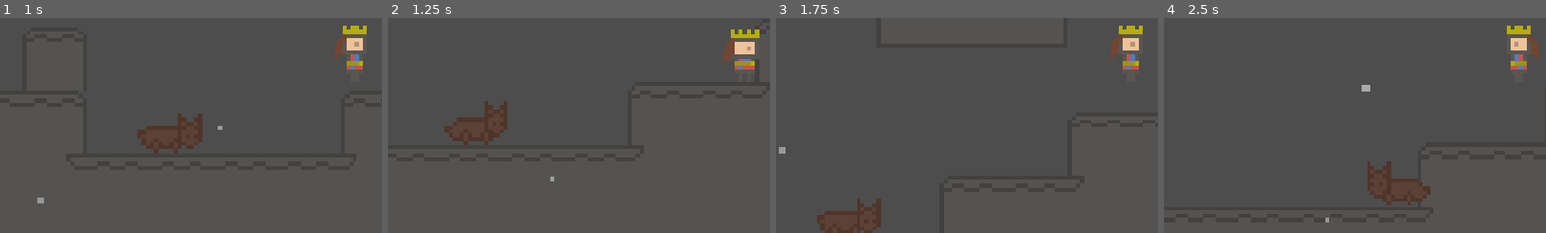
Above: before the commit, frames 1-4 (left to right).
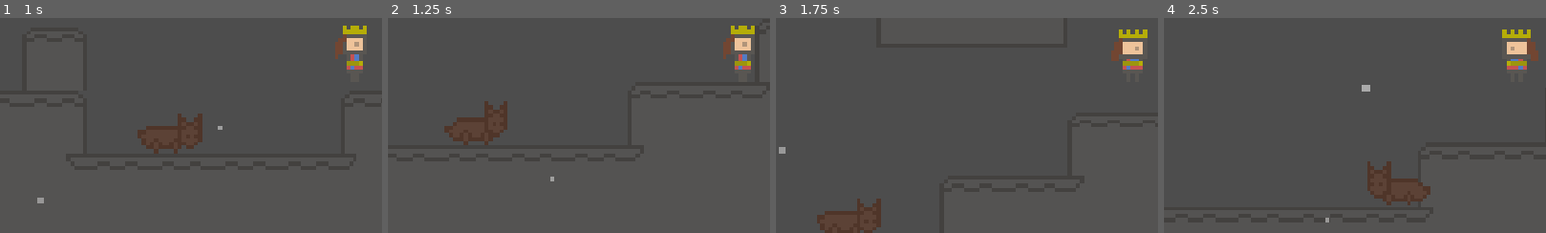
Above: after the commit, the same moments.

Repository: tarfish/queen-of-spades
Game: Godot game, scene res://assets/scenes/area_1.tscn
Two runs of this game, one before a commit and one after it. Both use one fixed random seed, a clock stepped at 60 frames per second and the inputs below.
Inputs:
- Up to frame 1 (1 s): tap Enter at 0.5 s; hold Right (move_right) from 0.53 s (still down); tap Alt at 0.6 s; tap Z (jump) at 0.77 s
- Up to frame 2 (1.25 s): keep holding Right (move_right)
- Up to frame 3 (1.75 s): keep holding Right (move_right); tap Shift at 1.35 s; tap Z (jump) at 1.52 s
- Up to frame 4 (2.5 s): release Right (move_right) at 2.03 s; hold Left (move_left) from 2.03 s (still down); tap Alt at 2.1 s
The pictures show only the part of the screen within x 4-54%, y 49-99%; the shares and areas given below are measured in that part.

Frame 1 is identical in both runs. In frame 2, 0.8% of the frame differs, in the area x 87-98%, y 3-24%; in frame 3, 0.8%; in frame 4, 0.8%.

Commit message:
minor bug fixes and started work on screen shake

Diff:
--- a/assets/scenes/player.tscn
+++ b/assets/scenes/player.tscn
@@ -1,7 +1,8 @@
-[gd_scene load_steps=13 format=3 uid="uid://2euqic8mde1p"]
+[gd_scene load_steps=14 format=3 uid="uid://2euqic8mde1p"]
 
 [ext_resource type="Texture2D" uid="uid://bgr4jqe5qadf8" path="res://assets/sprites/queen of spades-Sheet.png" id="1_rwm0n"]
 [ext_resource type="Script" uid="uid://0nonq62y14gt" path="res://assets/scripts/player_controller.gd" id="1_s027a"]
+[ext_resource type="Script" uid="uid://c6tjmoiv4kqtu" path="res://assets/scripts/camera_2d.gd" id="2_8sknh"]
 [ext_resource type="Script" uid="uid://djiewir1rklkq" path="res://assets/scripts/player_animator.gd" id="2_14505"]
 [ext_resource type="Texture2D" uid="uid://d3xn545gwwxrd" path="res://assets/sprites/health.png" id="4_4wcc8"]
 
@@ -108,6 +109,7 @@
 [node name="Camera2D" type="Camera2D" parent="."]
 offset = Vector2(0, -15)
 zoom = Vector2(6, 6)
+script = ExtResource("2_8sknh")
 
 [node name="PlayerAnimator" type="Node2D" parent="." node_paths=PackedStringArray("player_controller", "animation_player", "sprite")]
 script = ExtResource("2_14505")
--- /dev/null
+++ b/assets/scripts/camera_2d.gd
@@ -0,0 +1,29 @@
+extends Camera2D
+
+var shake_intensity: float = 0.0
+var active_shake_time: float = 0.0
+
+var shake_decay: float = 5.0
+
+var shake_time: float = 0.0
+var shake_time_speed: float = 0.0
+
+var noise = FastNoiseLite.new()
+
+#func _physics_process(delta: float) -> void:
+	#if active_shake_time > 0:
+		#shake_time += delta * shake_time_speed
+		#active_shake_time -= delta
+
+		#offset = Vector2(
+			#noise.get_noise_2d(shake_time, 0) * shake_intensity
+			#noise.get_noise_2d(0, shake_time) * shake_intensity
+		#)
+func screen_shake(intensity: int, time: float):
+	randomize()
+	noise.seed = randi()
+	noise.frequency = 2.0
+
+	shake_intensity = intensity
+	active_shake_time = time
+	shake_time = 0.0
--- a/assets/scripts/player_animator.gd
+++ b/assets/scripts/player_animator.gd
@@ -17,7 +17,7 @@
 		animation_player.play("movement")
 		print("move")
 	#idle animation
-	elif not animation_player.is_playing():
+	elif abs(player_controller.velocity.x) == 0.0:
 		animation_player.play("idle")
 		print("idle")
 	if abs(player_controller.velocity.y) < 0.0:
Not shown, added: assets/scripts/camera_2d.gd.uid
